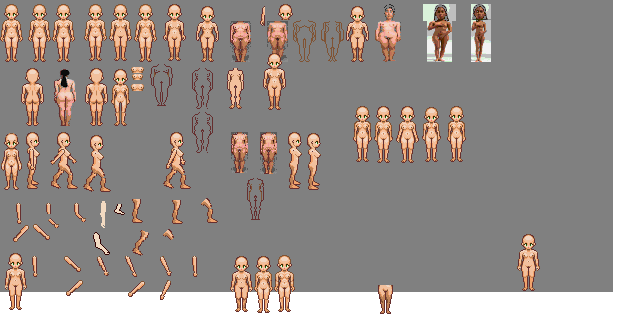
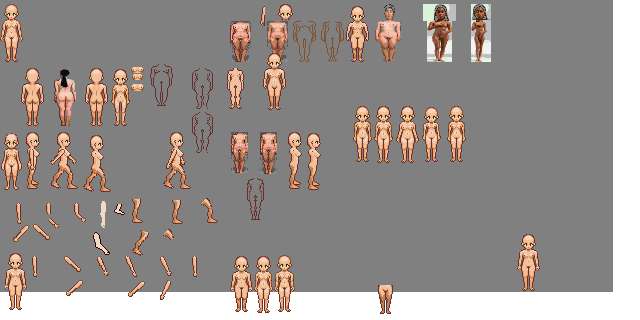
The second 640 × 320 image is a revision of the first. Changes to its layers:
painted on "woman_body" over (7, 4, 219, 62)
added layer "scraps2" above "scraps" over (28, 4, 219, 62)
